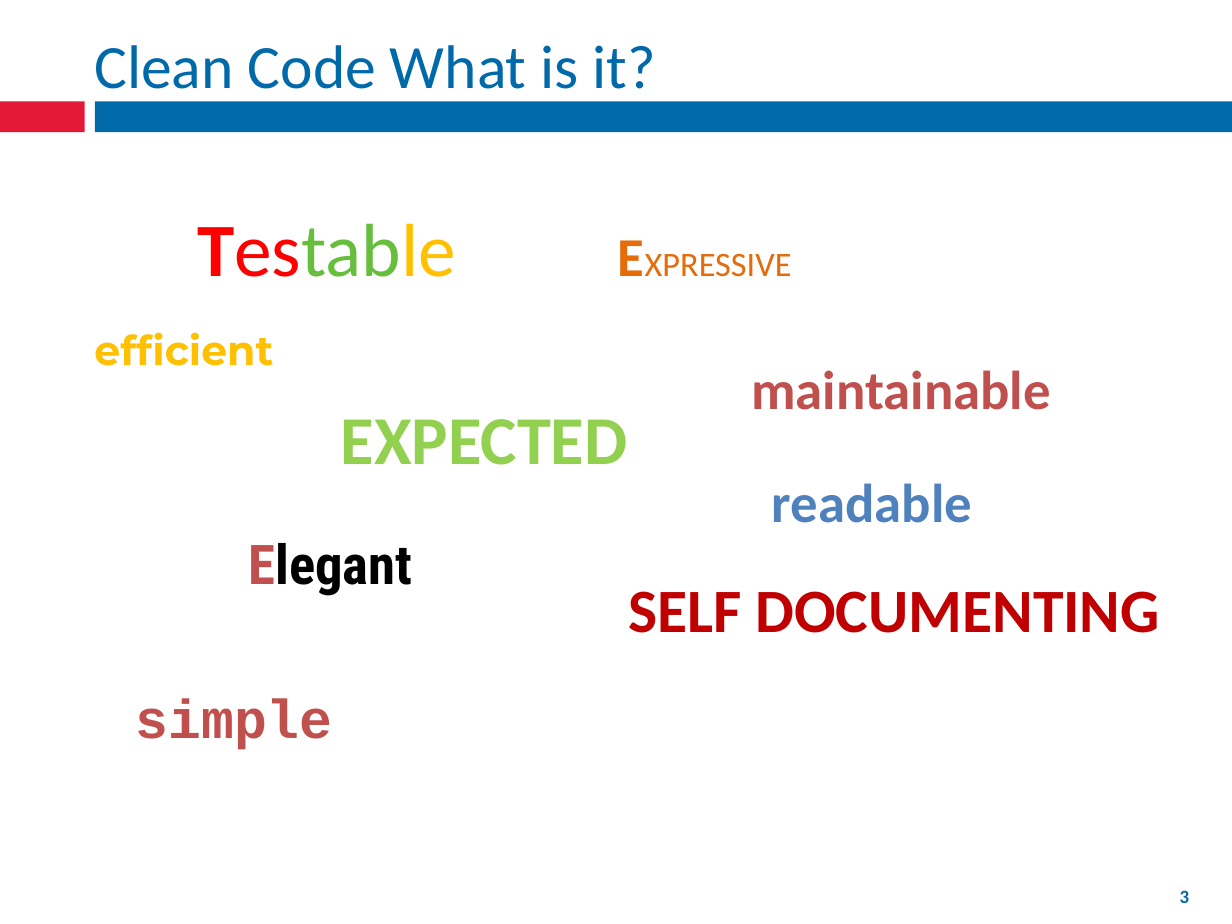
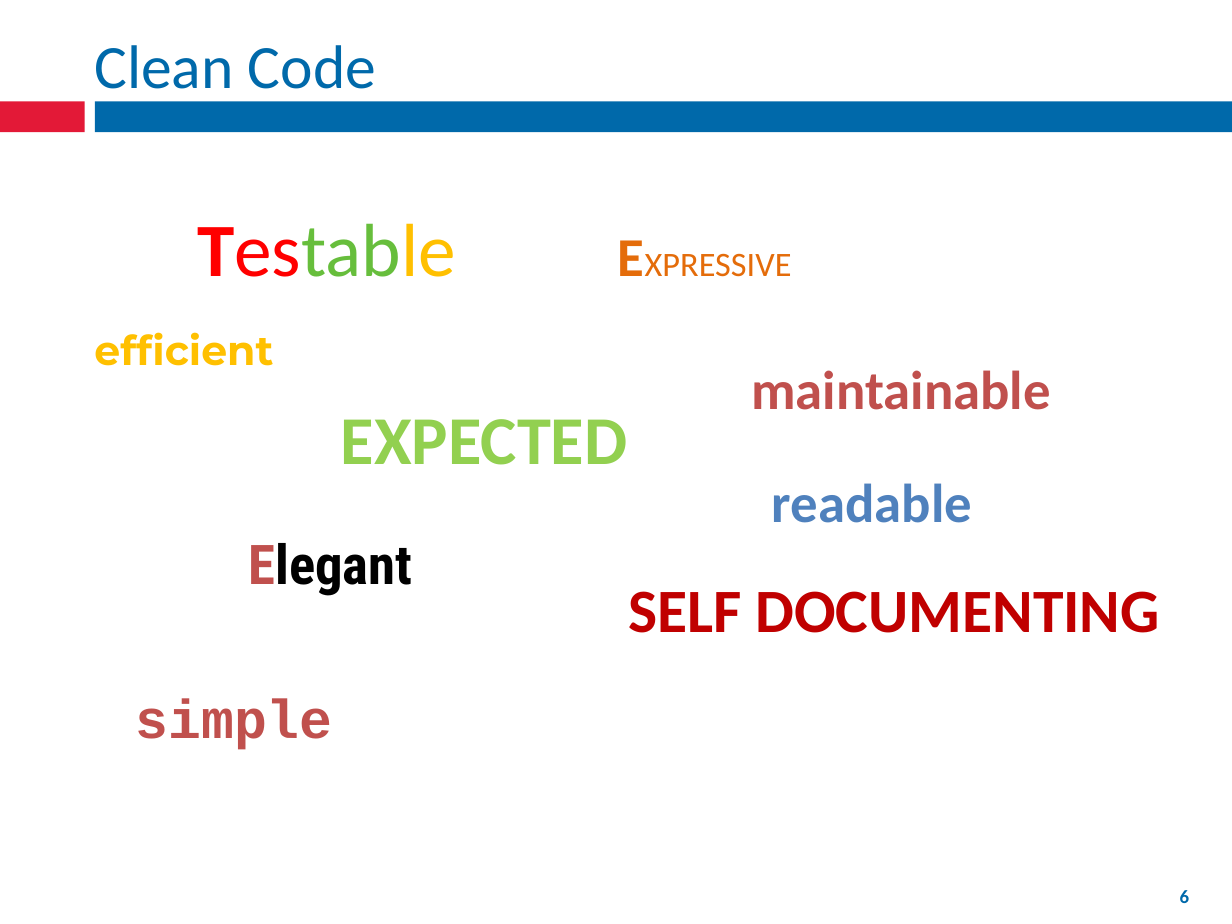
Before and after one commit to fernandozamoraj/Clean-Code-Presentation, a slide deck: slide 6 of Short Presentation/Clean Code.pptx (slide 3 before the commit). Drawn at 1232x924 pixels with LibreOffice and Linux fonts; fonts in the diff are those of the drawing. Boxes give left, top, right and bottom in pixels: in the first picture for what was removed or moved away, otherwise in the second. Text is boxed around its words. In the diff, an @@ line names an element or a change of style, - is before the commit and + after.

```diff
--- a/Short Presentation/Clean Code.pptx
+++ b/Short Presentation/Clean Code.pptx
@@ title at box(94, 45, 376, 103): text changed @@
-Clean Code What is it?
+Clean Code
@@ page number at box(1180, 890, 1190, 903): text changed @@
-3
+6
```
Also in this commit, not shown: 7 other slides changed, 2 slides added, 1 slide removed.
